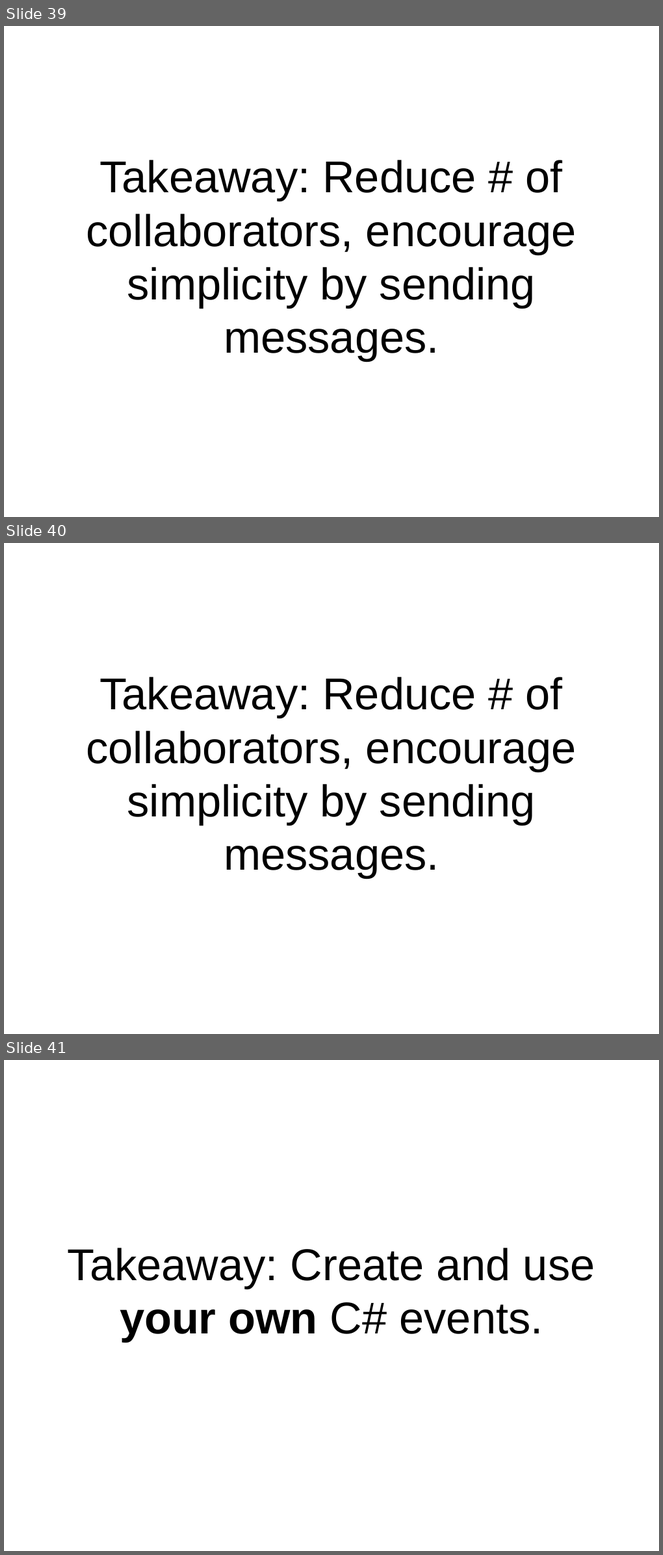
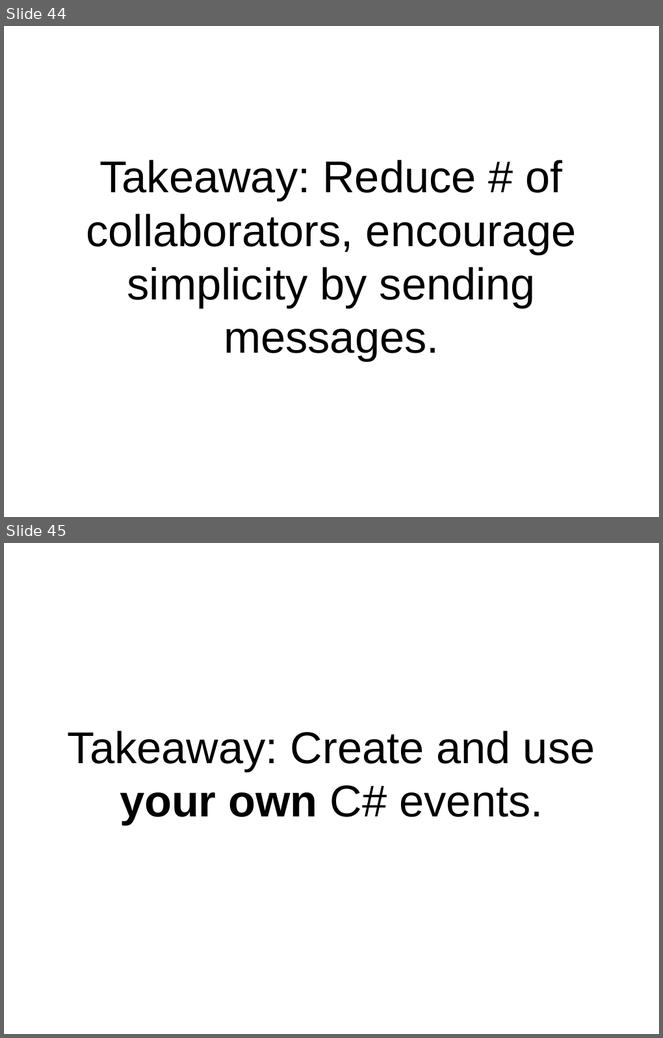
Before and after one commit to pseale/presentation-message-passing, a slide deck: message-passing.odp. Shown one above the other, each under a label of ours: slides 39, 40 and 41 before the commit, slides 44 and 45 after it. The pictures are 663x1555 and 663x1038 pixels, drawn with LibreOffice and Linux fonts; fonts in the diff are those of the drawing. Boxes give left, top, right and bottom in pixels: in the first picture for what was removed or moved away, otherwise in the second. Text is boxed around its words. In the diff, an @@ line names an element or a change of style, - is before the commit and + after.

```diff
--- a/message-passing.odp
+++ b/message-passing.odp
@@ slide 40 removed at [4,543,659,1034], background #FFFFFF @@
@@ subtitle removed at [87,677,577,879] @@
-Takeaway: Reduce # of collaborators, encourage simplicity by sending messages.
@@ what was slide 39 is now slide 44 @@
@@ what was slide 41 is now slide 45 @@
```
Also in this commit, not shown: 4 slides changed, 5 slides added, 7 other files.
